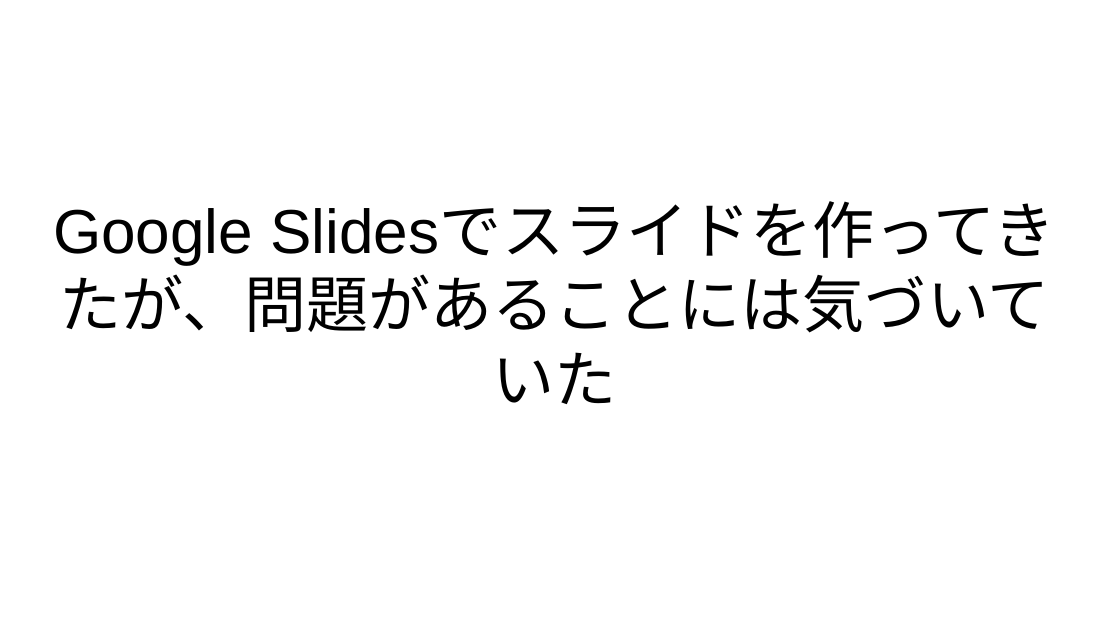
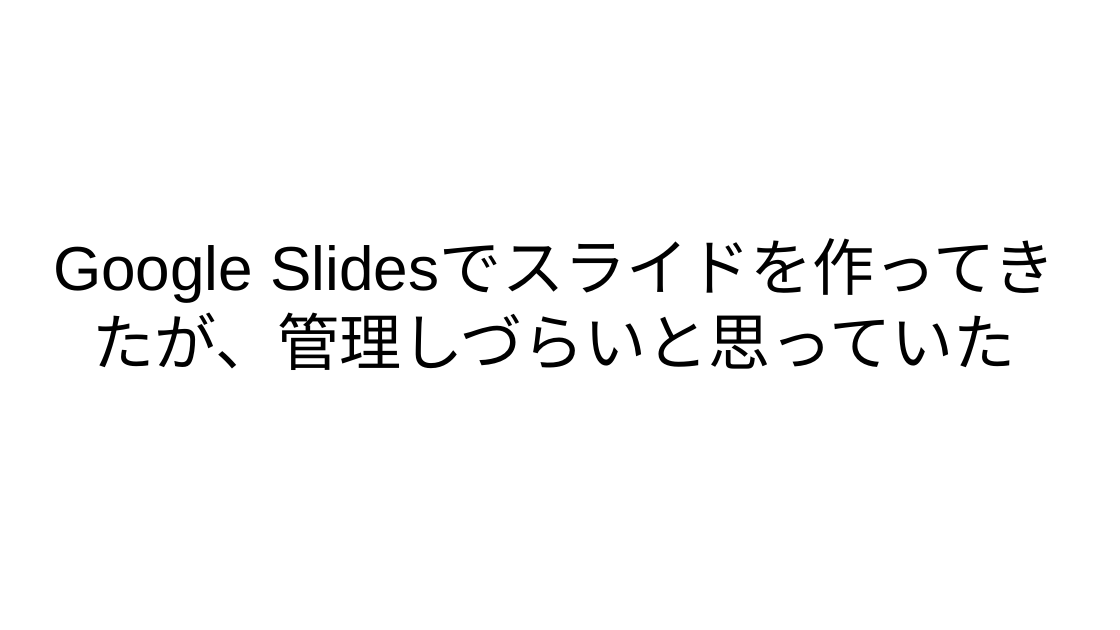
Before and after one commit to kijimaD/roam-ui, a slide deck: slide 2 of pages/pdfs/20250201_slide.odp. Drawn at 1120x630 pixels with LibreOffice and Linux fonts; fonts in the diff are those of the drawing. Boxes give left, top, right and bottom in pixels: in the first picture for what was removed or moved away, otherwise in the second. Text is boxed around its words. In the diff, an @@ line names an element or a change of style, - is before the commit and + after.

```diff
--- a/pages/pdfs/20250201_slide.odp
+++ b/pages/pdfs/20250201_slide.odp
@@ title at <box>53,245,1016,370</box>: text changed @@
-Google Slidesでスライドを作ってきたが、問題があることには気づいていた
+Google Slidesでスライドを作ってきたが、管理しづらいと思っていた
```
Also in this commit, not shown: 8 other slides changed, 1 slide added, 2 slides removed, 2 other files.
